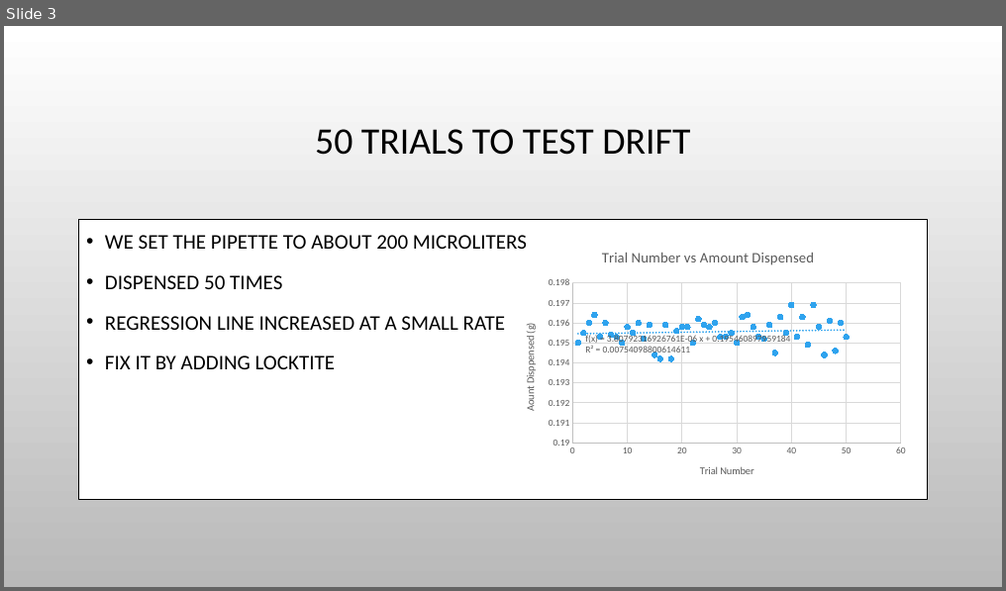
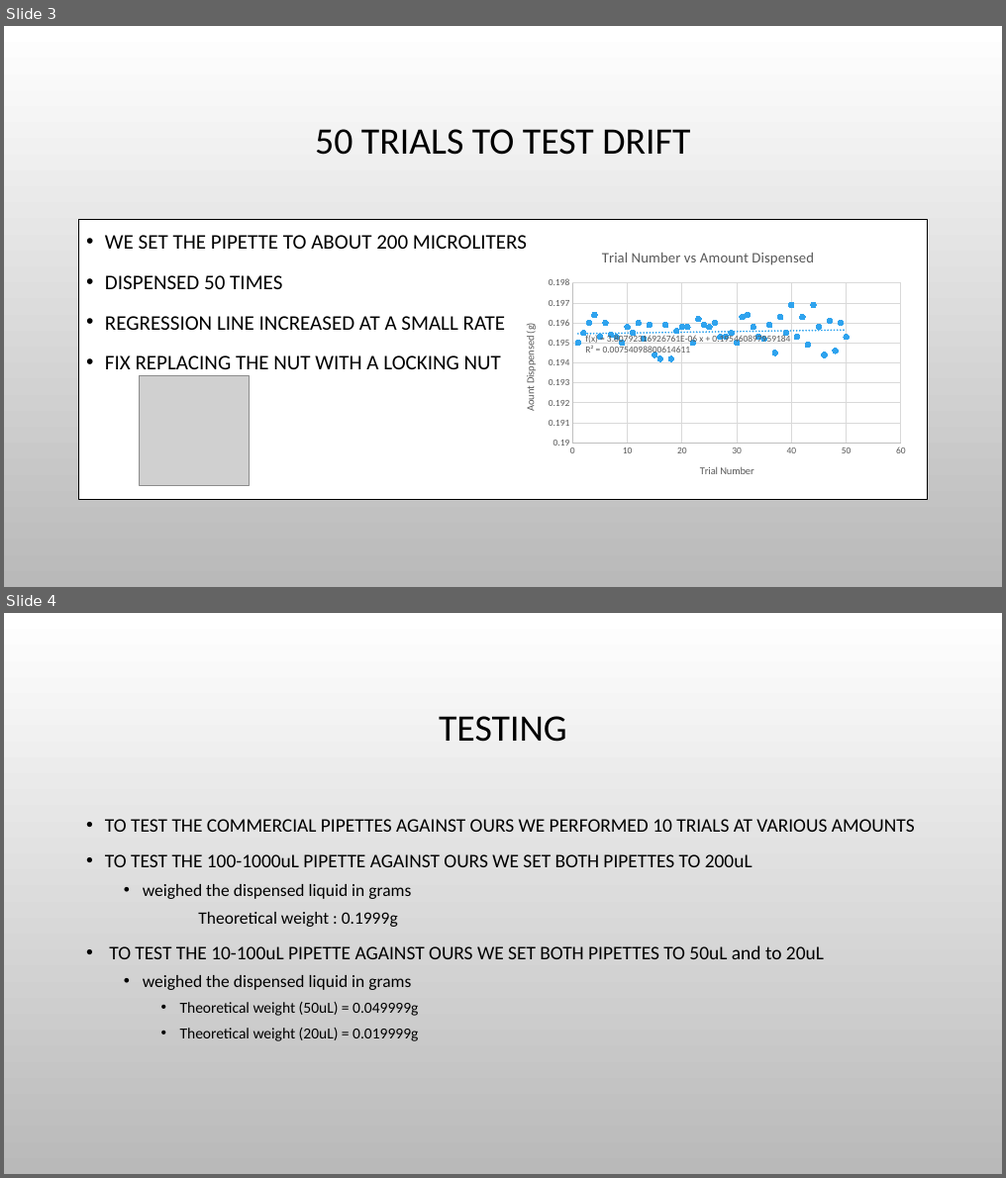
Before and after one commit to Biological-Microsystems-Laboratory/micropipette, a slide deck: Presentation1.pptx. Shown one above the other, each under a label of ours: slide 3 before the commit, slides 3 and 4 after it. The pictures are 1006x591 and 1006x1178 pixels, drawn with LibreOffice and Linux fonts; fonts in the diff are those of the drawing; grey boxes stand for pictures; background and template pictures are left out. Boxes give left, top, right and bottom in pixels: in the first picture for what was removed or moved away, otherwise in the second. Text is boxed around its words. In the diff, an @@ line names an element or a change of style, - is before the commit and + after.

```diff
--- a/Presentation1.pptx
+++ b/Presentation1.pptx
@@ slide 4 added at [4,613,1002,1174], background picture (left out) @@
@@ title added at [439,716,567,742], 36 pt, text #000000 @@
+TESTING
@@ text added at [105,819,915,1042], 18.5 pt, text #000000 @@
+• TO TEST THE COMMERCIAL PIPETTES AGAINST OURS WE PERFORMED 10 TRIALS AT VARIOUS AMOUNTS
+• TO TEST THE 100-1000uL PIPETTE AGAINST OURS WE SET BOTH PIPETTES TO 200uL
+  • weighed the dispensed liquid in grams
+  Theoretical weight : 0.1999g
+• TO TEST THE 10-100uL PIPETTE AGAINST OURS WE SET BOTH PIPETTES TO 50uL and to 20uL
+  • weighed the dispensed liquid in grams
+    • Theoretical weight (50uL) = 0.049999g
+    • Theoretical weight (20uL) = 0.019999g
@@ slide 3 changed as well @@
@@ text at [105,356,501,376]: text changed @@
-• FIX IT BY ADDING LOCKTITE
+• FIX REPLACING THE NUT WITH A LOCKING NUT
@@ picture added at [140,375,250,485] @@
```
Also in this commit, not shown: 1 other slide changed, 3 other slides added, 1 slide removed, 1 other file.
